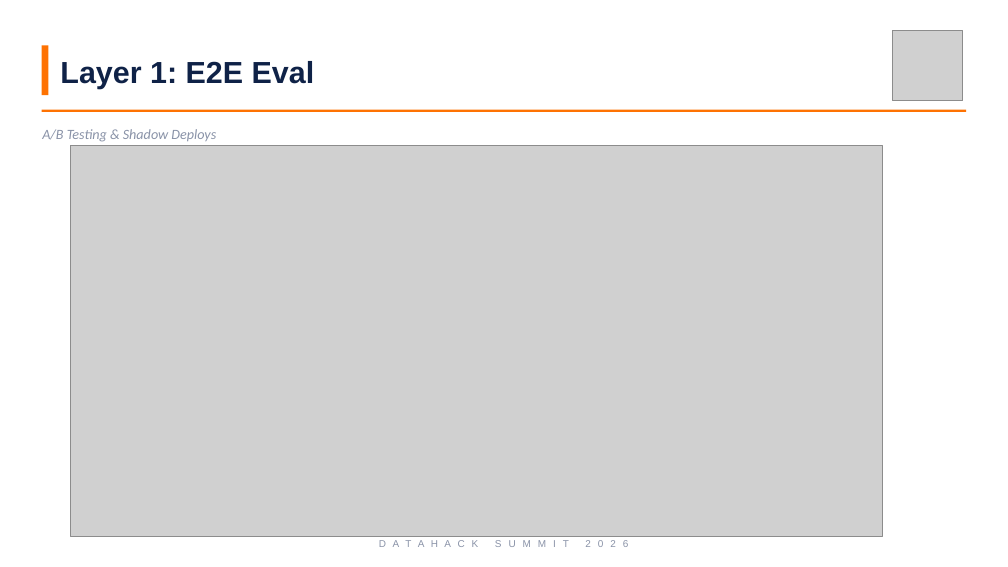
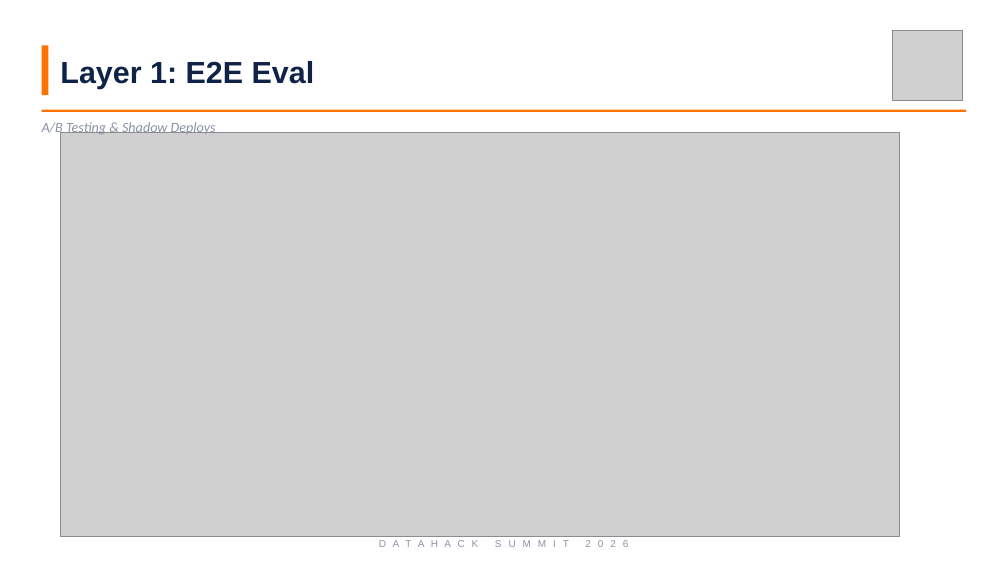
Before and after one commit to adib0073/AV_DATA_HACK_2026_AGENTS, a slide deck: slide 18 of slides/Dr. Aditya Bhattacharya_new .pptx. Drawn at 1008x567 pixels with LibreOffice and Linux fonts; fonts in the diff are those of the drawing; grey boxes stand for pictures. Boxes give left, top, right and bottom in pixels: in the first picture for what was removed or moved away, otherwise in the second. Text is boxed around its words. In the diff, an @@ line names an element or a change of style, - is before the commit and + after.

```diff
--- a/slides/Dr. Aditya Bhattacharya_new .pptx
+++ b/slides/Dr. Aditya Bhattacharya_new .pptx
@@ text "A/B Testing & Shadow Deploys": place and size @@
-text "A/B Testing & Shadow Deploys" at (42, 129, 216, 142)
+text "A/B Testing & Shadow Deploys" at (42, 122, 216, 136)
@@ picture: place and size @@
-picture at (70, 146, 882, 536)
+picture at (60, 132, 899, 536)
```
Also in this commit, not shown: 22 other slides changed.
